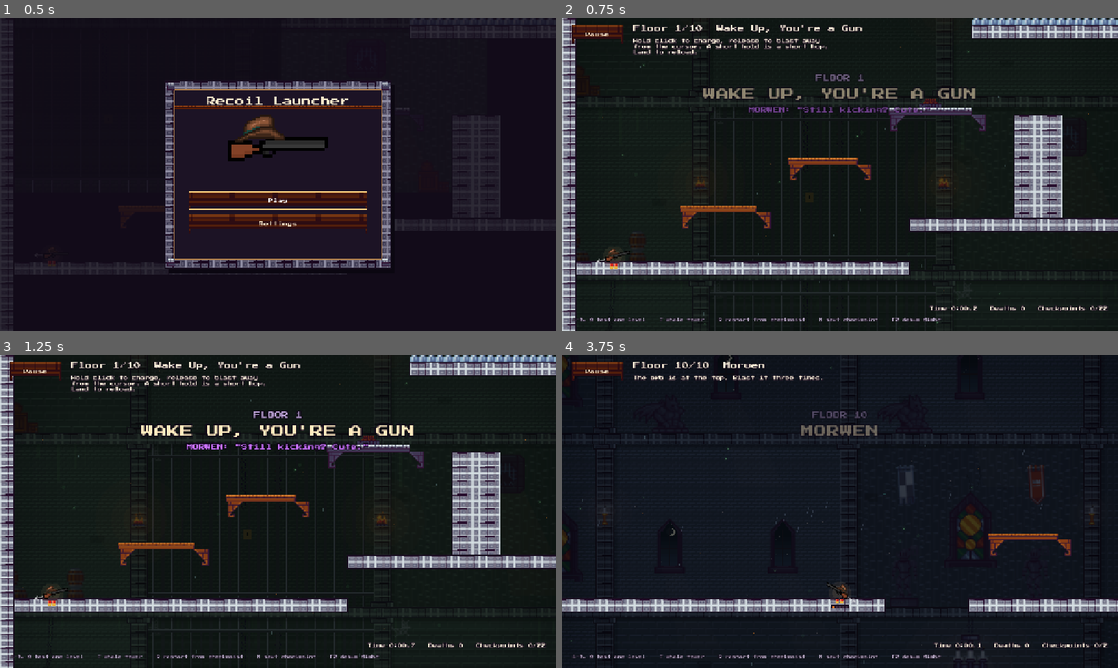
Above: before the commit, frames 1-4 (two rows, left to right).
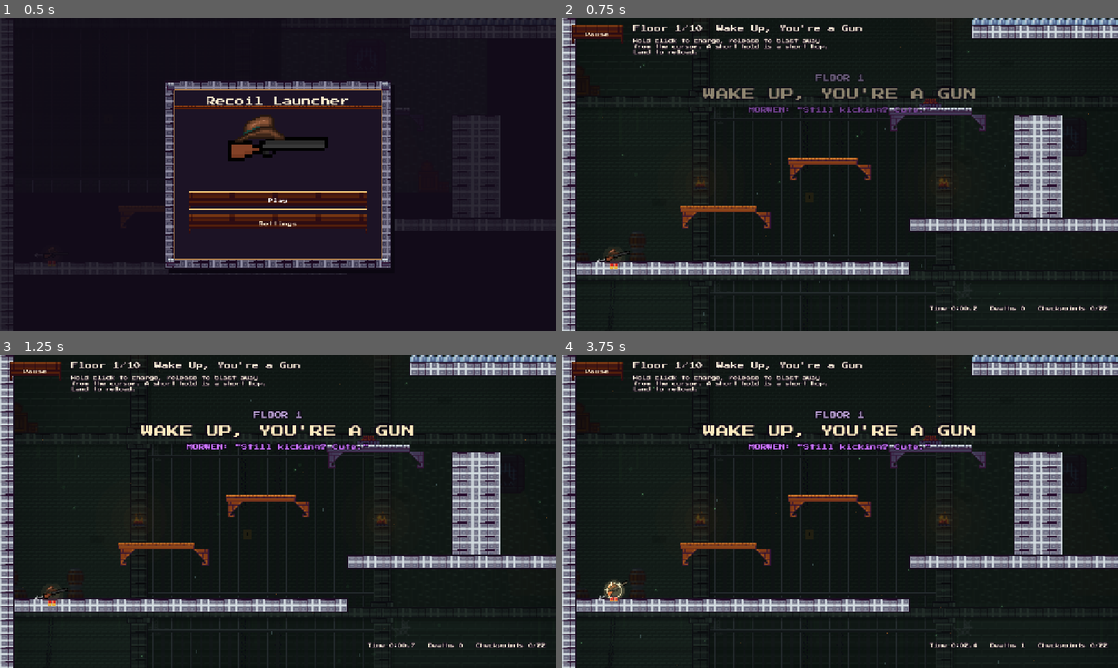
Above: after the commit, the same moments.

Repository: xerces22/recoil
Game: Godot game, scene res://main.tscn
The game is run twice, just before and just after one commit, with the same random seed, the same clock (stepped at 60 frames per second) and the same inputs. Sound files missing from this copy of the repository are replaced by a short silence.
Inputs (mouse positions are in pixels of both pictures, inside the frame that each line leads up to):
- Up to frame 1 (0.5 s): no input
- Up to frame 2 (0.75 s): click "Play" at 0.5 s
- Up to frame 3 (1.25 s): no input
- Up to frame 4 (3.75 s): click "Pause" at 1.25 s; click "Restart Level" at 2 s; tap Enter at 2.75, 3.5 s; move the mouse to (962, 495) at 2.77 s; tap R at 2.85 s; click (962, 495) at 2.92 s; tap 0 at 3.05, 3.6 s; move the mouse to (728, 527) at 3.52 s; click (728, 527) at 3.67 s

Frame 1 is identical in both runs. In frame 2, 0.3% of the frame differs, in the area x 1-69%, y 95-97%; in frame 3, 0.3%; in frame 4, 17%, in the area x 0-100%, y 0-100%.

Commit message:
Release build: remove test levels, debug keys and debug HUD
Drops the sandbox levels (old 1-7 and Counterweight/Switchyard/Shellworks),
number keys, T (tower reload), N (skip checkpoint), F2 debug flight, the
playtest debug overlay and key-hint label, the verify_menu harness and the
unfinished debug level editor. R still respawns at the last checkpoint.
All of it stays on planned_release_debug.

Diff:
--- a/main.gd
+++ b/main.gd
@@ -21,20 +21,8 @@
 	"res://levels/level_10_morwen.tscn",
 ]
 
-## Old one-mechanic test levels. Not part of the tower. Reachable with the number keys
-## after the floors.
-const SANDBOXES: Array[String] = [
-	"res://levels/level_01_counterweight.tscn",
-	"res://levels/level_02_switchyard.tscn",
-	"res://levels/level_03_shellworks.tscn",
-	"res://levels/level_1_basics.tscn",
-	"res://levels/level_2_bounce.tscn",
-	"res://levels/level_3_moving.tscn",
-	"res://levels/level_4_turrets.tscn",
-	"res://levels/level_5_mouths.tscn",
-	"res://levels/level_6_flood.tscn",
-	"res://levels/level_7_refills.tscn",
-]
+## Test levels. Empty in the release build (see planned_release_debug).
+const SANDBOXES: Array[String] = []
 
 ## Music: cellar track for the first CELLAR_LEVELS floors, final track on the last floor,
 ## main climb track for everything between. Works for any number of floors.
@@ -195,16 +183,8 @@
 	player.handle_game_input(event)
 	if not (event is InputEventKey and event.pressed and not event.echo):
 		return
-	# Keys 1-9 load levels 1-9, key 0 loads level 10.
-	var number: int = 9 if event.keycode == KEY_0 else event.keycode - KEY_1
-	if number >= 0 and number < levels.size():
-		load_level(number)
-	elif event.keycode == KEY_T:
-		load_tower()
-	elif event.keycode == KEY_R:
+	if event.keycode == KEY_R:
 		player.die("restart key")
-	elif event.keycode == KEY_N:
-		skip_to_next_checkpoint()
 
 
 ## Loads every floor stacked into one tower and starts at the bottom.
@@ -400,8 +380,6 @@
 		var next: String
 		if tower_mode:
 			next = "You reached the top!"
-		elif level_index + 1 < levels.size():
-			next = "Press %d for the next level, T for the whole tower." % ((level_index + 2) % 10)
 		else:
 			next = "That was the last level."
 		status = "CLEAR!  " + status + "\n" + next
--- a/main.tscn
+++ b/main.tscn
@@ -2,7 +2,6 @@
 
 [ext_resource type="Script" uid="uid://db7de1tar2skm" path="res://main.gd" id="1"]
 [ext_resource type="Script" uid="uid://cj864bsjkkstj" path="res://player.gd" id="2"]
-[ext_resource type="Script" uid="uid://dowd2lbjivkpb" path="res://playtest_debug.gd" id="3"]
 [ext_resource type="Script" uid="uid://jmnw2e86r43k" path="res://backdrop.gd" id="4"]
 [ext_resource type="FontFile" uid="uid://cfrpx1n2pi3ia" path="res://assets/fonts/PressStart2P-Regular.ttf" id="5"]
 
@@ -82,29 +81,3 @@
 theme_override_font_sizes/font_size = 10
 text = "Time 0:00.0"
 horizontal_alignment = 2
-
-[node name="Keys" type="Label" parent="HUD" unique_id=891161711]
-offset_left = 24.0
-offset_top = 690.0
-theme_override_colors/font_color = Color(0.7, 0.65, 0.75, 1)
-theme_override_colors/font_outline_color = Color(0.08, 0.04, 0.1, 1)
-theme_override_constants/outline_size = 4
-theme_override_fonts/font = ExtResource("5")
-theme_override_font_sizes/font_size = 8
-text = "1-9, 0 test one level    T whole tower    R restart from checkpoint    N next checkpoint    F2 debug flight"
-
-[node name="PlaytestDebug" type="Label" parent="HUD" unique_id=1329126264]
-anchors_preset = 1
-anchor_left = 1.0
-anchor_right = 1.0
-offset_left = -730.0
-offset_top = 20.0
-offset_right = -24.0
-grow_horizontal = 0
-theme_override_colors/font_color = Color(0.96, 0.92, 0.84, 1)
-theme_override_colors/font_outline_color = Color(0.08, 0.04, 0.1, 1)
-theme_override_constants/outline_size = 5
-theme_override_font_sizes/font_size = 13
-horizontal_alignment = 2
-script = ExtResource("3")
-player_path = NodePath("../../WorldSurface/World/Player")
--- a/player.gd
+++ b/player.gd
@@ -126,16 +126,6 @@
 
 
 func handle_game_input(event: InputEvent) -> void:
-	if OS.is_debug_build() and event is InputEventKey and event.keycode == KEY_F2:
-		if event.pressed and not event.echo:
-			debug_flying = not debug_flying
-			velocity = Vector2.ZERO
-			charging = false
-			charge_seconds = 0.0
-			pending_shot = Vector2.ZERO
-			debug_event.emit("Debug flight on" if debug_flying else "Debug flight off")
-		return
-
 	if debug_flying or _fx.dying:
 		return
 
